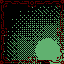
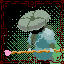
Layer changes from the first 64 x 64 image to the second:
added layer "Pasted Layer #2" above "Pasted Layer #1" over <box>4,9,64,63</box>
